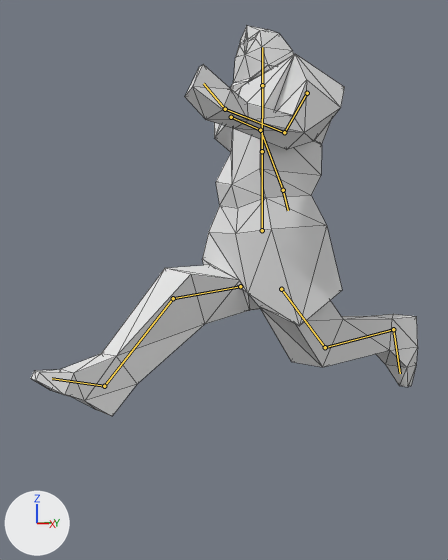
Renders of the Blender file models/kniggit.blend from each side of a commit.
The view is the same before and after, from a 50 mm lens placed at (9.81, -8.84, 5.37), pointed at (-0.36, -0.75, 4.89). The lights are fixed; the arrows at lower left show +X, +Y and +Z. Both versions are drawn at frame 44 of the action 'ArmatureAction'; the numbers are the values there. The bones that bend it are drawn over the model as lines. Mesh edges are drawn as thin lines.
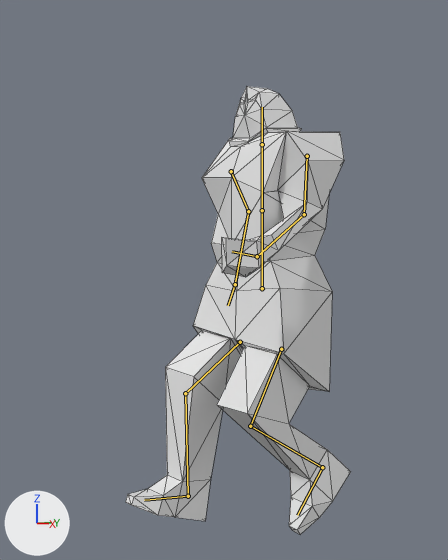
The change in detail:
Bone 'torso' (bone_torso) moves from (0.0, 5.79, 0.0) to (0.0, 4.56, 0.0).
Bone 'upper_arm.L' (bone_upper_arm_l) turns from (32, -15, -49) to (3, -10, -50) degrees about its own x, y and z.
Bone 'thigh.L' (bone_thigh_l) turns from (-37, 3, -3) to (39, -4, -5) degrees about its own x, y and z.
Bone 'Lower_leg.L' (bone_lower_leg_l) turns from (2, 7, 52) to (5, 7, 90) degrees about its own x, y and z.
Bone 'Foot.L' (bone_foot_l) turns from (0, -1, 3) to (17, -1, 2) degrees about its own x, y and z.
Bone 'upper_arm.R' (bone_upper_arm_r) turns from (-108, -47, 24) to (-69, -20, 12) degrees about its own x, y and z.
Bone 'thigh.R' (bone_thigh_r) turns from (87, 5, 2) to (59, 1, 2) degrees about its own x, y and z.
Bone 'lower_leg.R' (bone_lower_leg_r) turns from (5, 2, 36) to (6, 0, 55) degrees about its own x, y and z.
Bone 'Foot.R' (bone_foot_r) turns from (-21, 0, -2) to (20, -1, 2) degrees about its own x, y and z.

Changed parts and their boxes [x1, y1, x2, y2] in the pictures (448 x 560 px):
'Cube', posed (42% narrower, 15% taller)
    before: [31, 26, 418, 416]
    after: [126, 86, 351, 534]
bone 'torso', root to tip
    before: (262, 230) to (262, 151)
    after: (262, 288) to (262, 210)
bone 'upper_arm.L', root to tip
    before: (307, 93) to (284, 132)
    after: (307, 156) to (304, 214)
bone 'thigh.L', root to tip
    before: (281, 289) to (325, 347)
    after: (281, 349) to (250, 426)
bone 'Lower_leg.L', root to tip
    before: (325, 347) to (393, 329)
    after: (250, 426) to (322, 467)
bone 'Foot.L', root to tip
    before: (393, 329) to (400, 373)
    after: (322, 467) to (297, 515)
bone 'upper_arm.R', root to tip
    before: (231, 117) to (260, 130)
    after: (231, 171) to (248, 211)
bone 'thigh.R', root to tip
    before: (240, 286) to (173, 298)
    after: (240, 342) to (185, 393)
bone 'lower_leg.R', root to tip
    before: (173, 298) to (104, 386)
    after: (185, 393) to (188, 496)
bone 'Foot.R', root to tip
    before: (104, 386) to (52, 378)
    after: (188, 496) to (144, 500)
